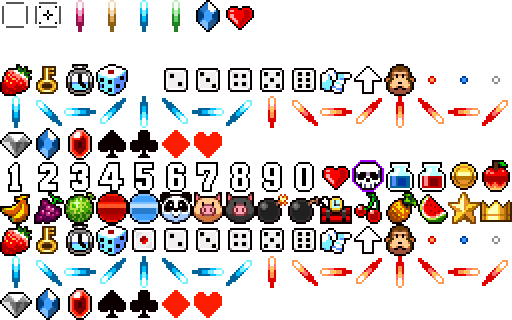
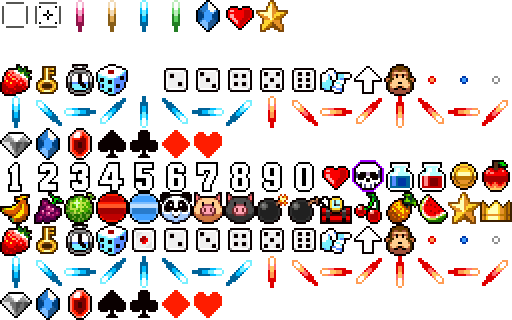
The second 512px x 320px image is a revision of the first. Changes to its layers:
painted on "icon0.png" over box(256, 0, 288, 32)
